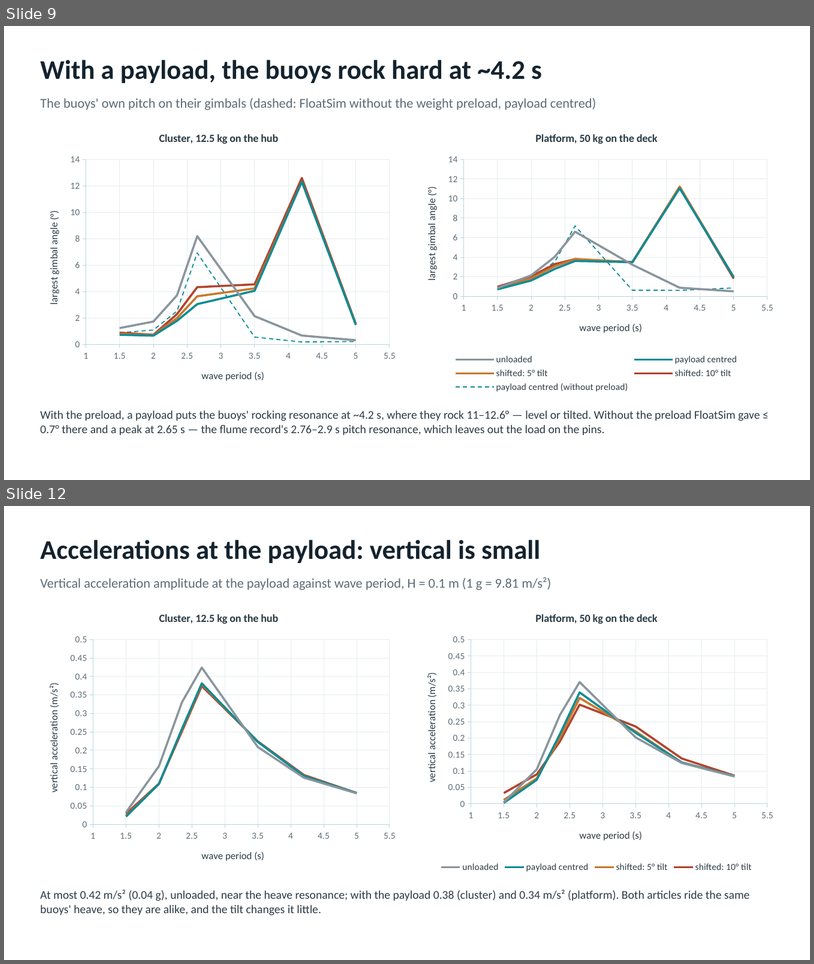
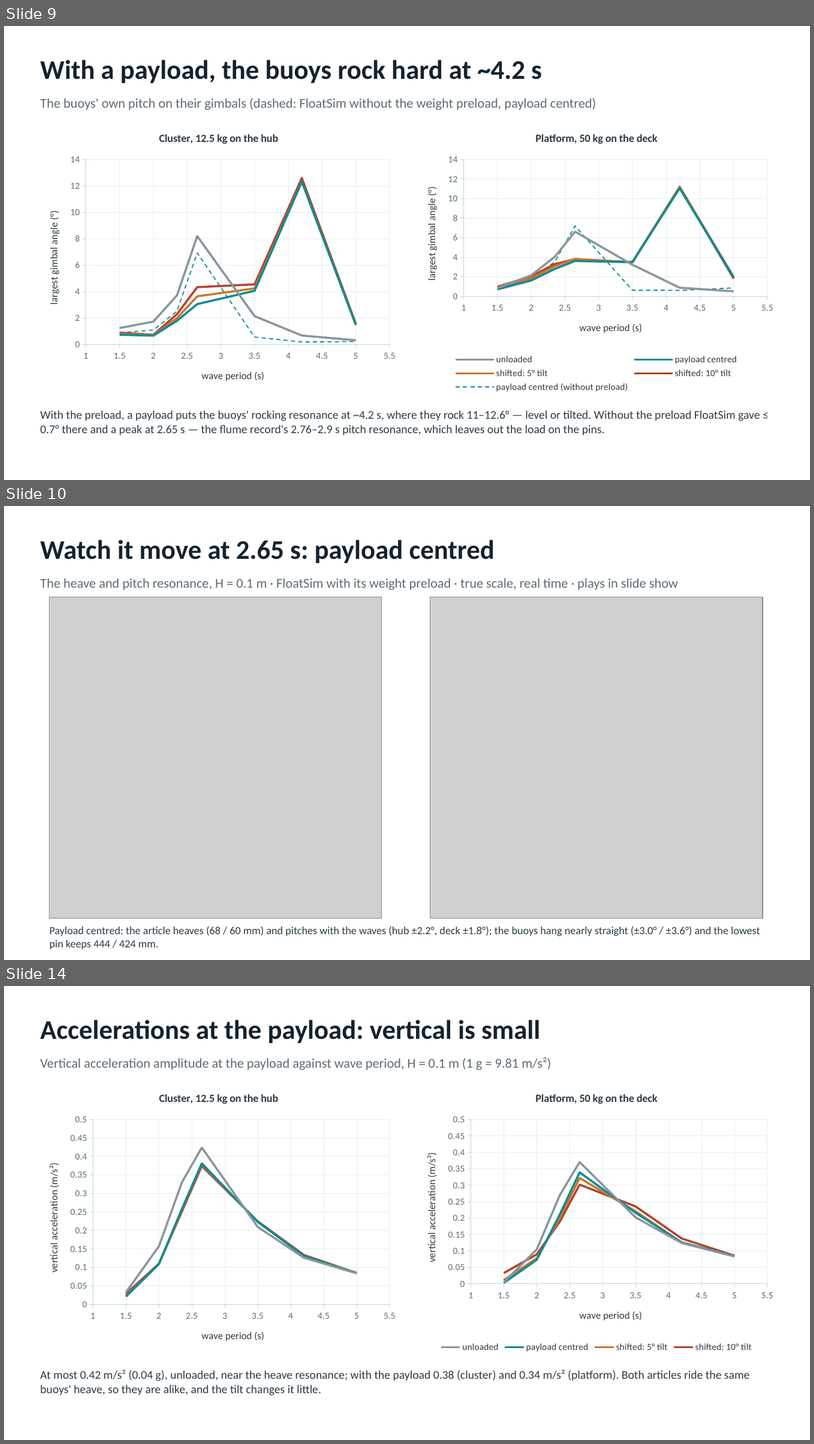
Before and after one commit to xabi80/HSP, a slide deck: studies/Payload_tilt_in_waves.pptx. Shown one above the other, each under a label of ours: slides 9 and 12 before the commit, slides 9, 10 and 14 after it; the slides between them are not shown. The pictures are 814x964 and 814x1444 pixels, drawn with LibreOffice and Linux fonts; fonts in the diff are those of the drawing; grey boxes stand for pictures. Boxes give left, top, right and bottom in pixels: in the first picture for what was removed or moved away, otherwise in the second. Text is boxed around its words. In the diff, an @@ line names an element or a change of style, - is before the commit and + after.

```diff
--- a/studies/Payload_tilt_in_waves.pptx
+++ b/studies/Payload_tilt_in_waves.pptx
@@ slide 10 added at (4,506,810,960), background #FFFFFF @@
@@ text added at (40,540,495,563), 32 pt, text #14232E, bold @@
+Watch it move at 2.65 s: payload centred
@@ text added at (40,578,678,590), 16 pt, text #5C6B75 @@
+The heave and pitch resonance, H = 0.1 m · FloatSim with its weight preload · true scale, real time · plays in slide show
@@ picture added at (50,597,382,918) @@
@@ picture added at (431,597,763,918) @@
@@ text added at (50,926,760,949), 13 pt, text #2B3A44 @@
+Payload centred: the article heaves (68 / 60 mm) and pitches with the waves (hub ±2.2°, deck ±1.8°); the buoys hang nearly straight (±3.0° / ±3.6°) and the lowest pin keeps 444 / 424 mm.
@@ what was slide 12 is now slide 14 @@
```
Also in this commit, not shown: 2 slides changed, 1 other slide added, 13 other files.
